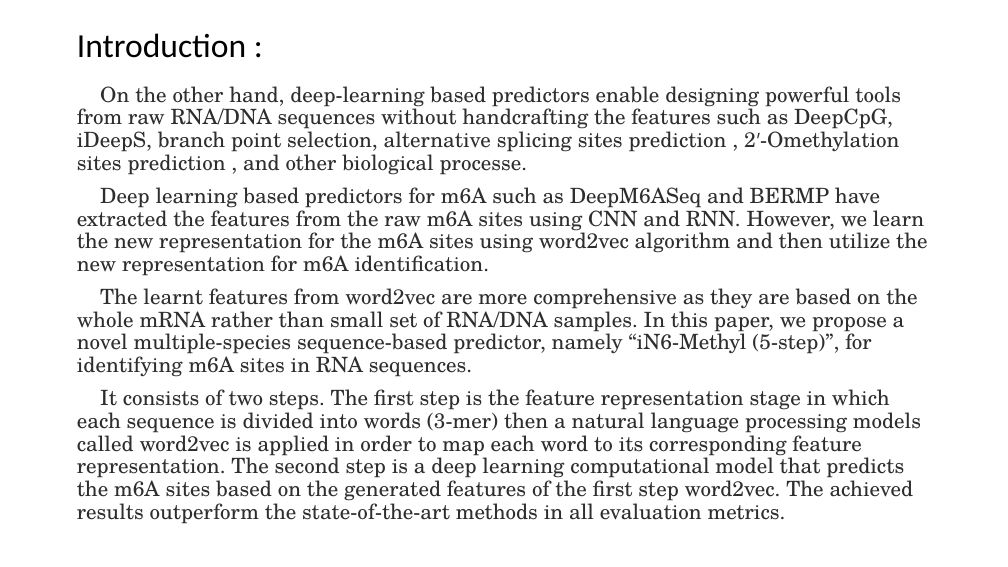
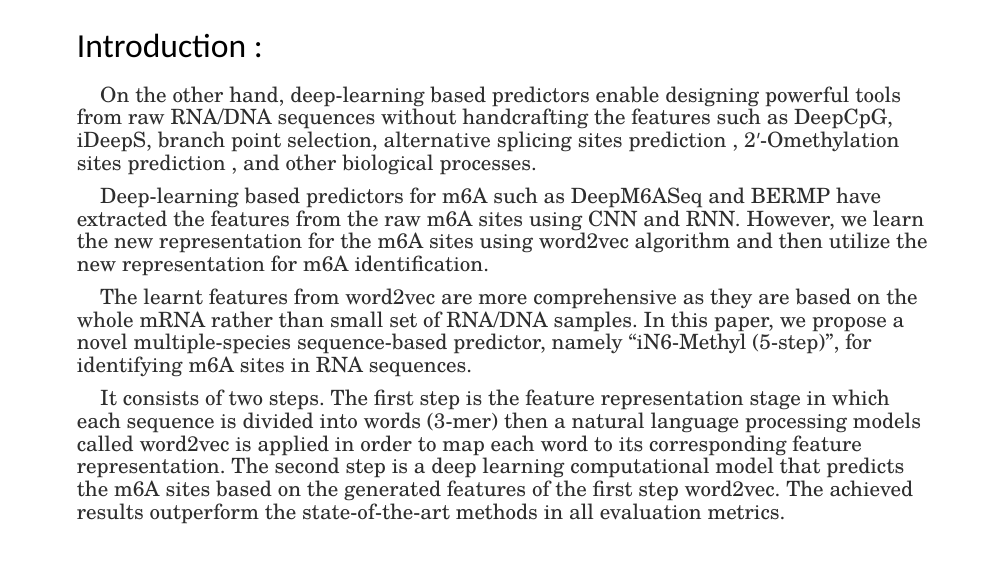
Before and after one commit to YanChengHuang/paper_implement, a slide deck: slide 6 of iN6-Methyl/Presentation/iN6-Methyl.pptx. Drawn at 1008x567 pixels with LibreOffice and Linux fonts; fonts in the diff are those of the drawing. Boxes give left, top, right and bottom in pixels: in the first picture for what was removed or moved away, otherwise in the second. Text is boxed around its words. In the diff, an @@ line names an element or a change of style, - is before the commit and + after.

```diff
--- a/iN6-Methyl/Presentation/iN6-Methyl.pptx
+++ b/iN6-Methyl/Presentation/iN6-Methyl.pptx
@@ text at bbox=[77, 86, 927, 276]: text changed @@
-On the other hand, deep-learning based predictors enable designing powerful tools from raw RNA/DNA sequences without handcrafting the features such as DeepCpG, iDeepS, branch point selection, alternative splicing sites prediction , 2′-Omethylation sites prediction , and other biological processe.
-Deep learning based predictors for m6A such as DeepM6ASeq and BERMP have extracted the features from the raw m6A sites using CNN and RNN. However, we learn the new representation for the m6A sites using word2vec algorithm and then utilize the new representation for m6A identification.
+On the other hand, deep-learning based predictors enable designing powerful tools from raw RNA/DNA sequences without handcrafting the features such as DeepCpG, iDeepS, branch point selection, alternative splicing sites prediction , 2′-Omethylation sites prediction , and other biological processes.
+Deep-learning based predictors for m6A such as DeepM6ASeq and BERMP have extracted the features from the raw m6A sites using CNN and RNN. However, we learn the new representation for the m6A sites using word2vec algorithm and then utilize the new representation for m6A identification.
```
Also in this commit, not shown: 1 other slide changed, 1 slide added, 2 other files.
